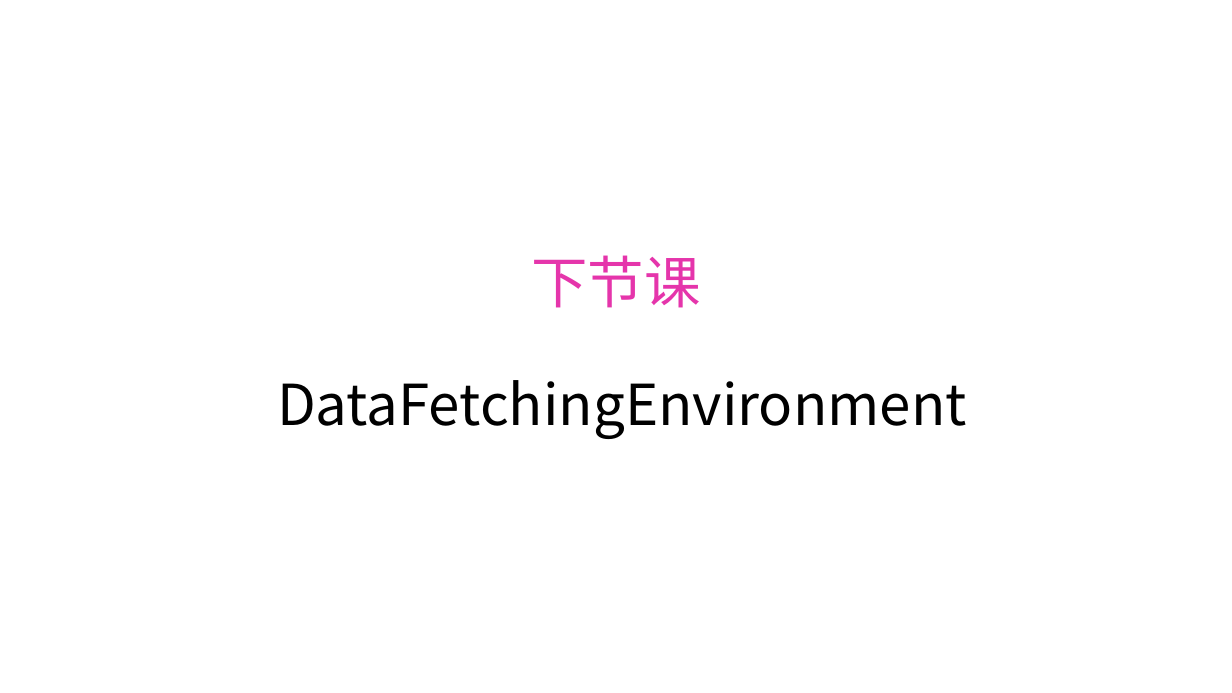
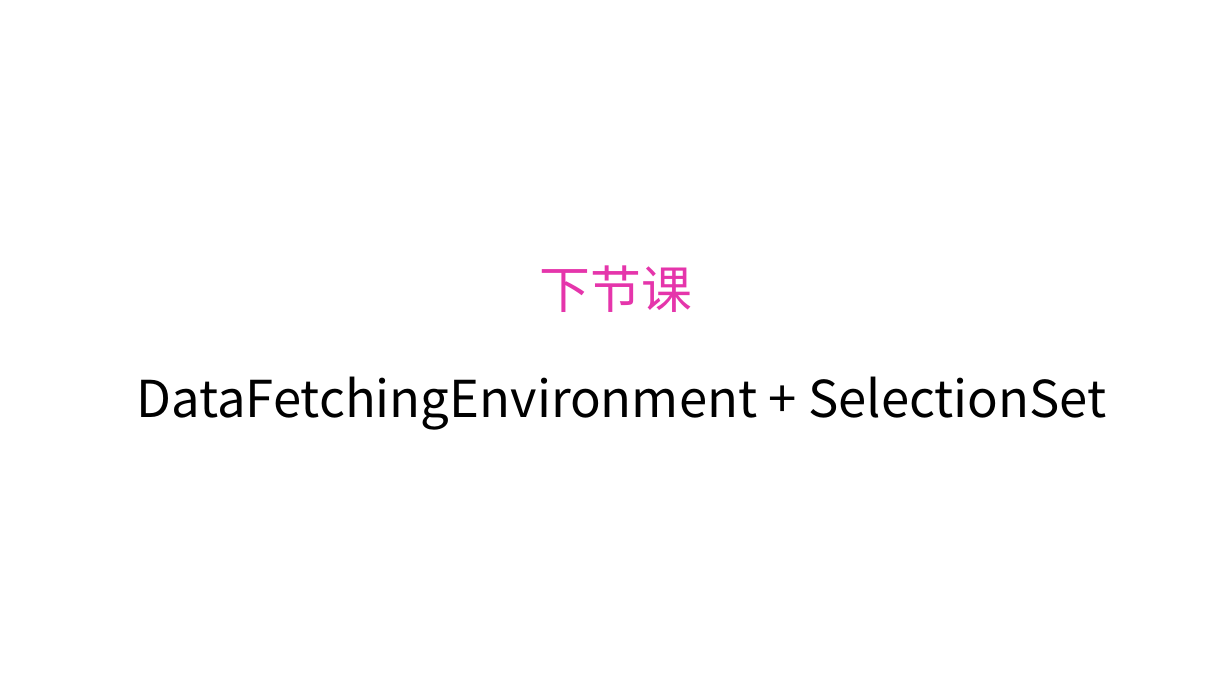
Before and after one commit to RelaxBin/learn-graphql-springboot, a slide deck: slide 3 of docs/sec12.pptx. Drawn at 1232x693 pixels with LibreOffice and Linux fonts; fonts in the diff are those of the drawing; background and template pictures are left out. Boxes give left, top, right and bottom in pixels: in the first picture for what was removed or moved away, otherwise in the second. Text is boxed around its words. In the diff, an @@ line names an element or a change of style, - is before the commit and + after.

```diff
--- a/docs/sec12.pptx
+++ b/docs/sec12.pptx
@@ title at (137,265,1106,430): text changed; size 44 to 39.6 pt @@
-下节课
-DataFetchingEnvironment
+下节课
+DataFetchingEnvironment + SelectionSet
```
Also in this commit, not shown: 1 other slide changed, 3 other files.
